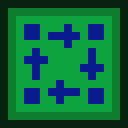
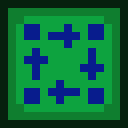
Two versions of the same layered image (128px x 128px). Layer-by-layer changes:
painted on "Base" over <box>16,16,112,112</box>
